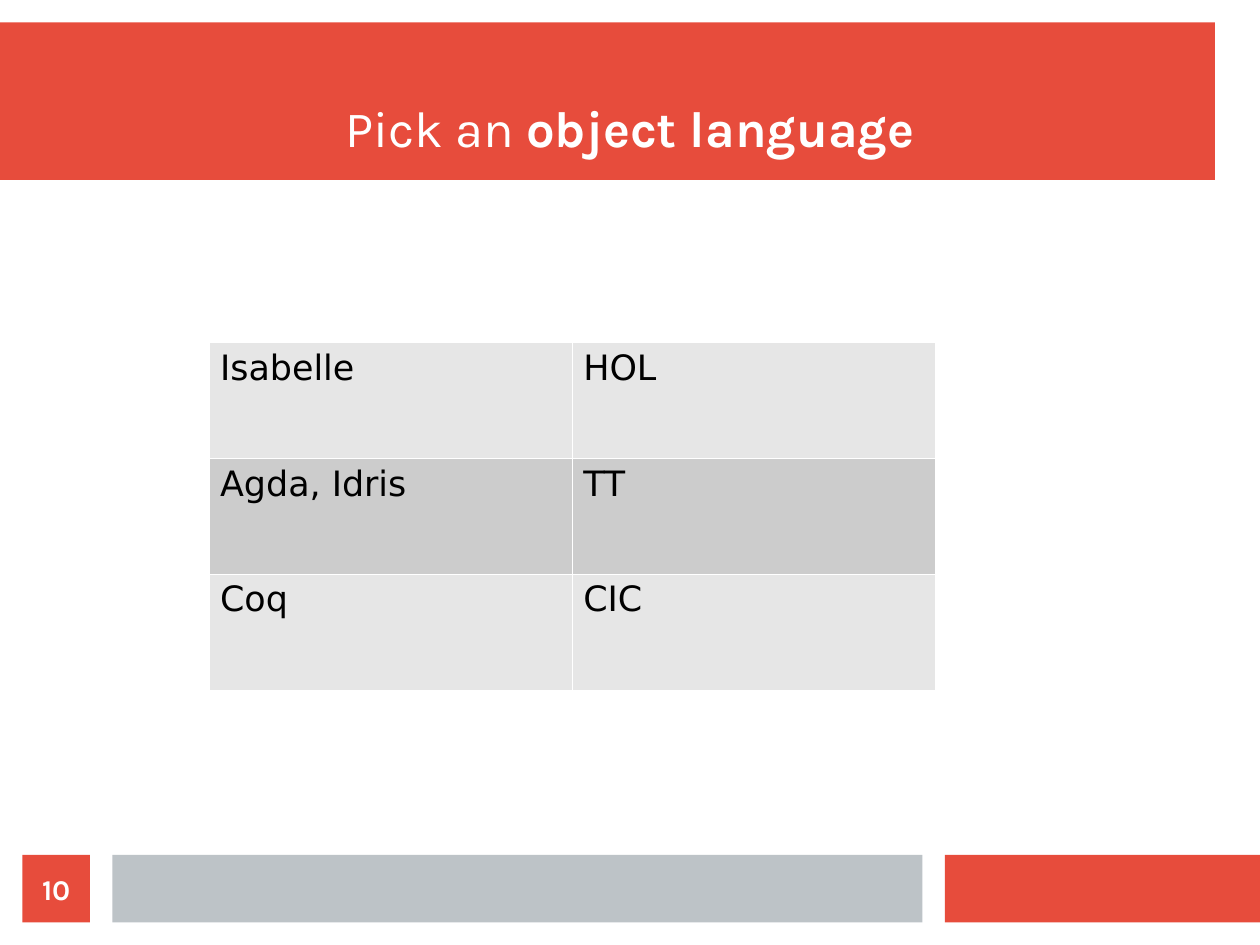
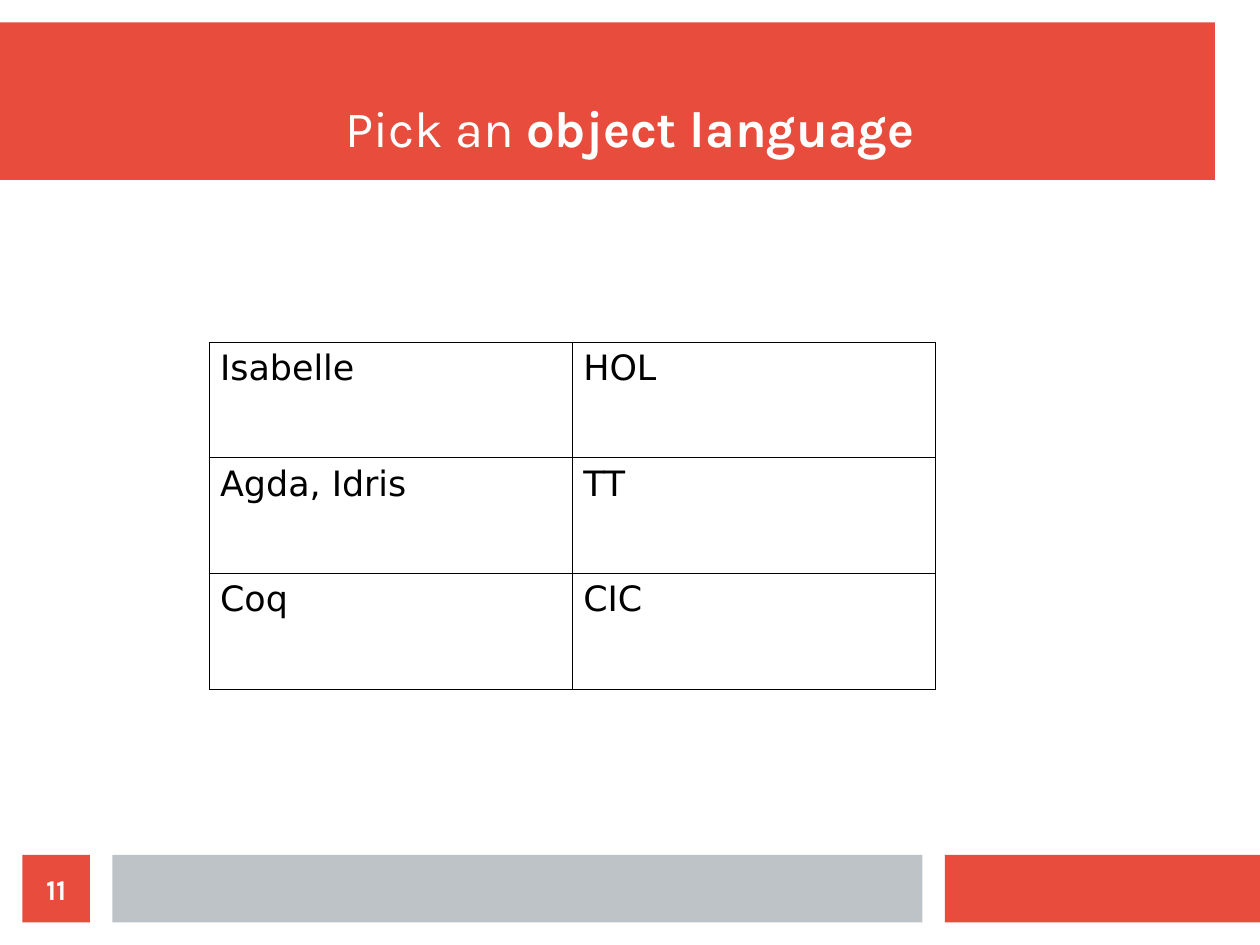
Before and after one commit to wilbowma/cur, a slide deck: slide 11 of hope-2016/slides.odp (slide 10 before the commit). Drawn at 1260x945 pixels with LibreOffice and Linux fonts; fonts in the diff are those of the drawing. Boxes give left, top, right and bottom in pixels: in the first picture for what was removed or moved away, otherwise in the second. Text is boxed around its words. In the diff, an @@ line names an element or a change of style, - is before the commit and + after.

```diff
--- a/hope-2016/slides.odp
+++ b/hope-2016/slides.odp
@@ table at (x1=209, y1=342, x2=936, y2=689) @@
@@ fill #E6E6E6 to none in 4 cells @@
@@ fill #CCCCCC to none in row 2 @@
@@ borders changed @@
@@ page number at (x1=46, y1=881, x2=66, y2=900): text changed @@
-10
+11
```
Also in this commit, not shown: 7 other slides changed, 3 slides added.
